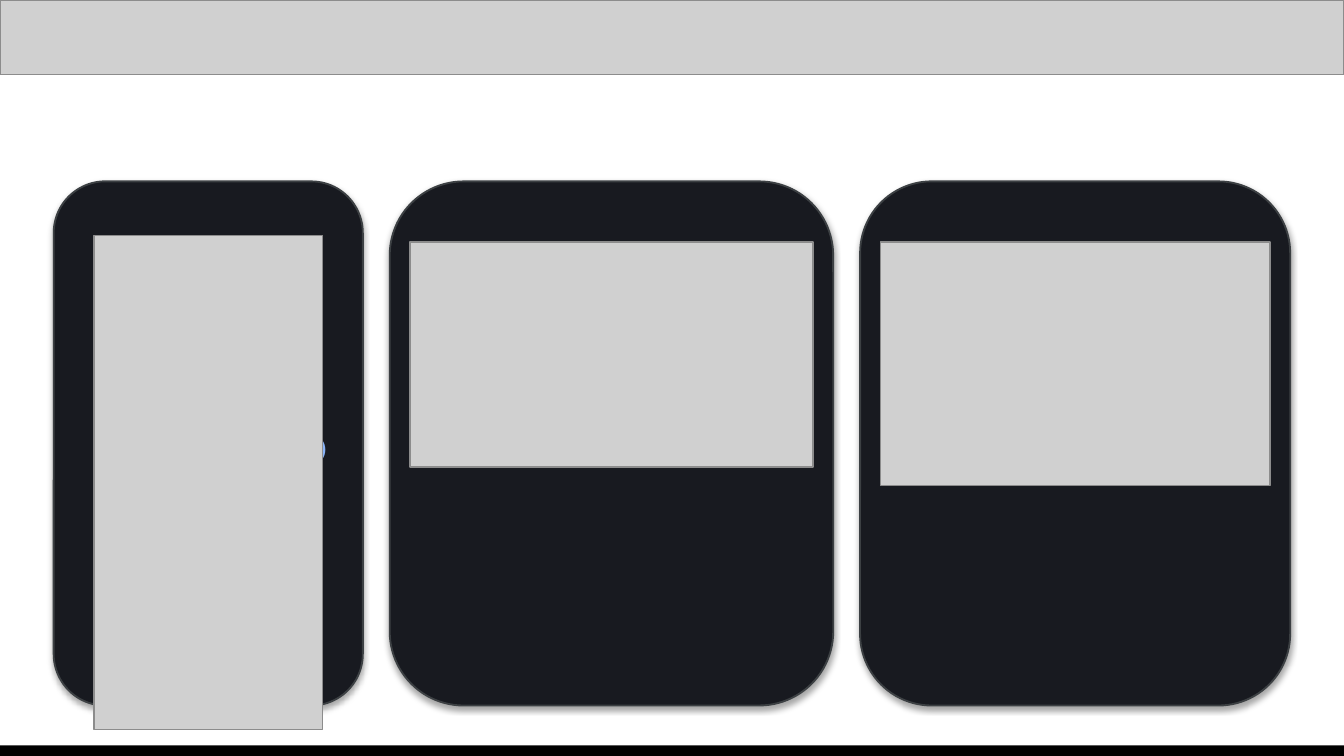
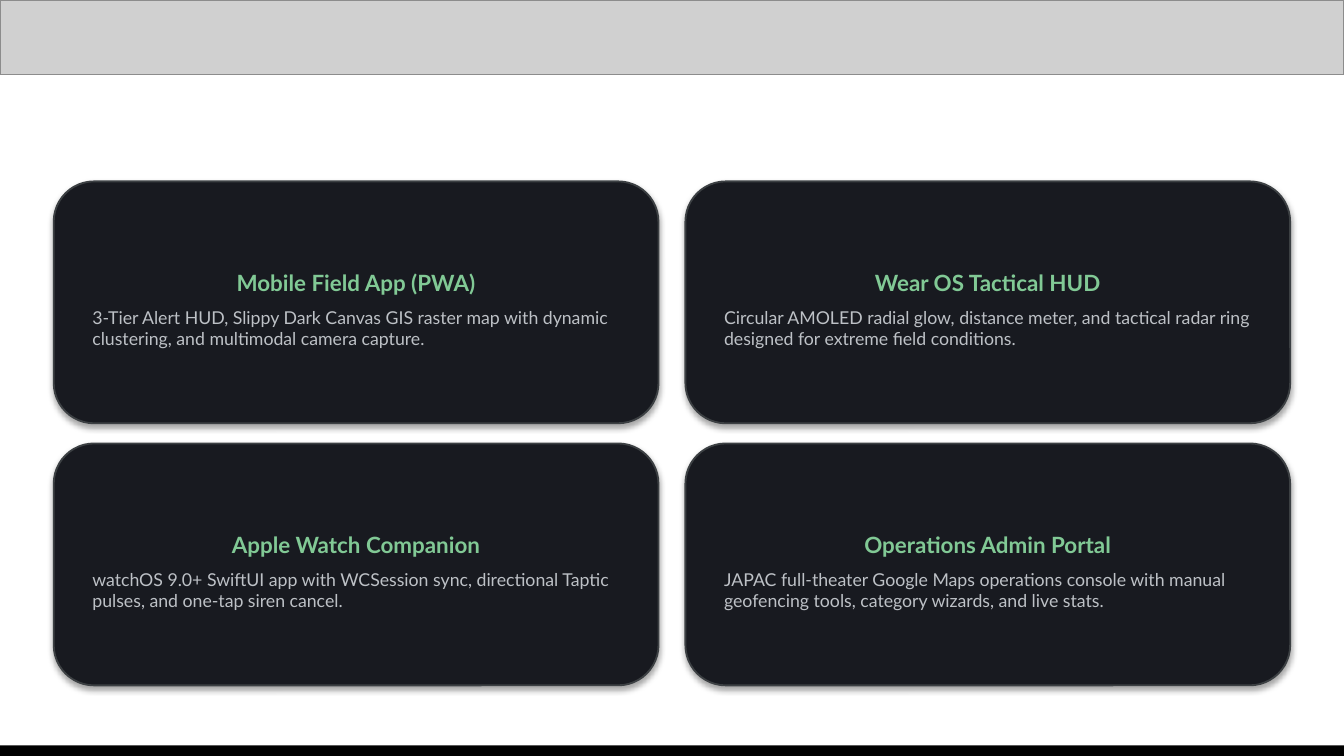
Before and after one commit to CoExistShieldAI/CoExistShieldAI, a slide deck: slide 9 of CoExistShieldAI_AIBuildersCup2026_PitchDeck.pptx (slide 7 before the commit). Drawn at 1344x756 pixels with LibreOffice and Linux fonts; fonts in the diff are those of the drawing; grey boxes stand for pictures. Boxes give left, top, right and bottom in pixels: in the first picture for what was removed or moved away, otherwise in the second. Text is boxed around its words. In the diff, an @@ line names an element or a change of style, - is before the commit and + after.

Commit message:
feat(regions): expand JAPAC conflict coverage to Sri Lanka and multi-species wildlife

```diff
--- a/CoExistShieldAI_AIBuildersCup2026_PitchDeck.pptx
+++ b/CoExistShieldAI_AIBuildersCup2026_PitchDeck.pptx
@@ rounded rectangle "Mobile Field App (PWA)" resized from (x1=54, y1=181, x2=363, y2=706) to (x1=54, y1=181, x2=659, y2=423) @@
@@ rounded rectangle added at (x1=685, y1=181, x2=1290, y2=423), fill #181A20, outline #3C4043 1 pt, 9.5 pt, text #BDC1C6 @@
+Wear OS Tactical HUD
+Circular AMOLED radial glow, distance meter, and tactical radar ring designed for extreme field conditions.
@@ rounded rectangle removed at (x1=860, y1=181, x2=1290, y2=706) @@
@@ picture removed at (x1=94, y1=235, x2=323, y2=730) @@
@@ picture removed at (x1=410, y1=242, x2=813, y2=466) @@
@@ picture removed at (x1=880, y1=242, x2=1270, y2=485) @@
@@ text in rounded rectangle at (x1=237, y1=274, x2=475, y2=295): size 11 to 12 pt, font Arial to Lato, text colour #8AB4F8 to #81C995 in "Mobile Field App (PWA)"; more space between paragraphs @@
@@ text in rounded rectangle at (x1=92, y1=311, x2=608, y2=348): paragraph added @@
+3-Tier Alert HUD, Slippy Dark Canvas GIS raster map with dynamic clustering, and multimodal camera capture.
@@ rounded rectangle "Apple Watch Companion" resized from (x1=390, y1=181, x2=833, y2=706) to (x1=54, y1=444, x2=659, y2=685) @@
@@ rounded rectangle added at (x1=685, y1=444, x2=1290, y2=685), fill #181A20, outline #3C4043 1 pt, 9.5 pt, text #BDC1C6 @@
+Operations Admin Portal
+JAPAC full-theater Google Maps operations console with manual geofencing tools, category wizards, and live stats.
@@ text in rounded rectangle at (x1=92, y1=536, x2=608, y2=610): text added @@
+Apple Watch Companion
+watchOS 9.0+ SwiftUI app with WCSession sync, directional Taptic pulses, and one-tap siren cancel.
```
Also in this commit, not shown: 11 other slides changed, 5 slides added, 3 slides removed, 12 other files.
